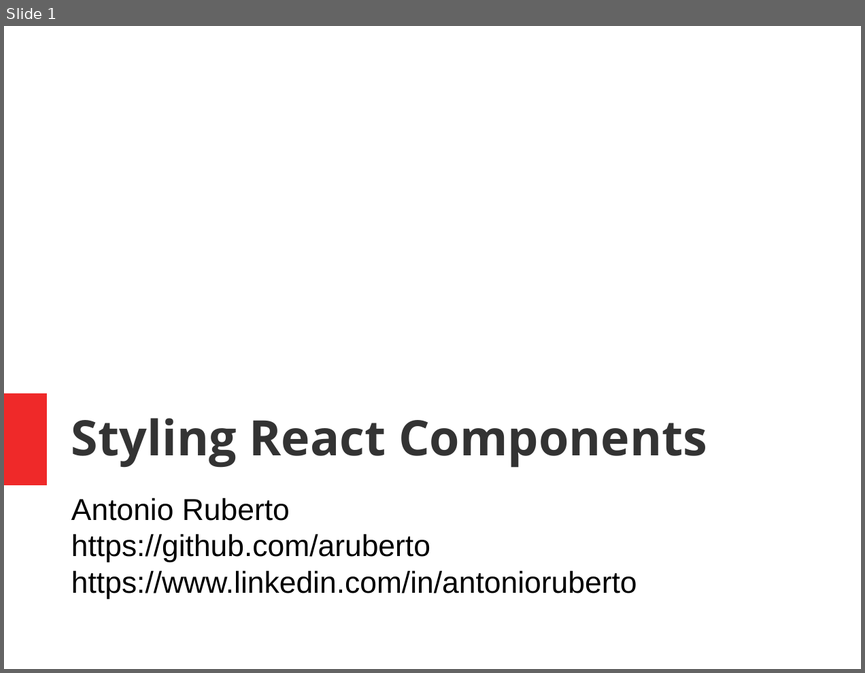
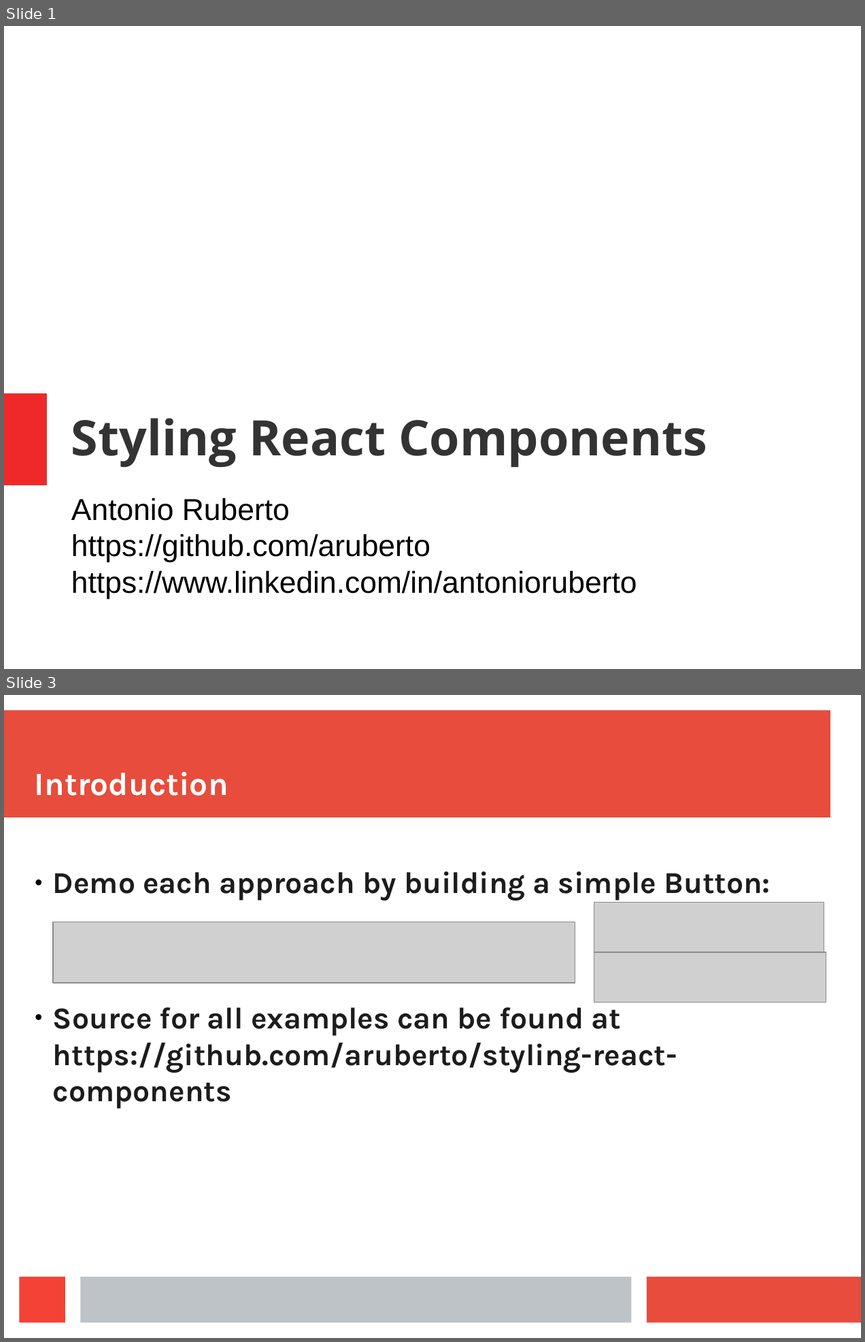
Before and after one commit to aruberto/styling-javascript-components, a slide deck: styling_react_components.odp. Shown one above the other, each under a label of ours: slide 1 before the commit, slides 1 and 3 after it; the slides between them are not shown. The pictures are 865x673 and 865x1342 pixels, drawn with LibreOffice and Linux fonts; fonts in the diff are those of the drawing; grey boxes stand for pictures. Boxes give left, top, right and bottom in pixels: in the first picture for what was removed or moved away, otherwise in the second. Text is boxed around its words. In the diff, an @@ line names an element or a change of style, - is before the commit and + after.

```diff
--- a/styling_react_components.odp
+++ b/styling_react_components.odp
@@ slide 3 added at <box>4,695,861,1338</box>, background #FFFFFF @@
@@ rectangle added at <box>4,711,830,818</box>, fill #E74C3C @@
@@ title added at <box>35,772,228,796</box>, 30.1 pt, text #FFFFFF, bold @@
+Introduction
@@ text added at <box>53,871,770,1108</box>, 28 pt, text #1C1C1C, bold @@
+● Demo each approach by building a simple Button:
+● Source for all examples can be found at https://github.com/aruberto/styling-react-components
@@ picture added at <box>594,902,824,952</box> @@
@@ picture added at <box>53,922,575,983</box> @@
@@ picture added at <box>594,952,826,1003</box> @@
@@ rectangle added at <box>20,1276,65,1323</box>, fill #F44336 @@
@@ rectangle added at <box>80,1276,632,1323</box>, fill #BDC3C7 @@
@@ rectangle added at <box>647,1276,861,1323</box>, fill #E74C3C @@
```
Also in this commit, not shown: 15 other slides added, 1 slide removed.
